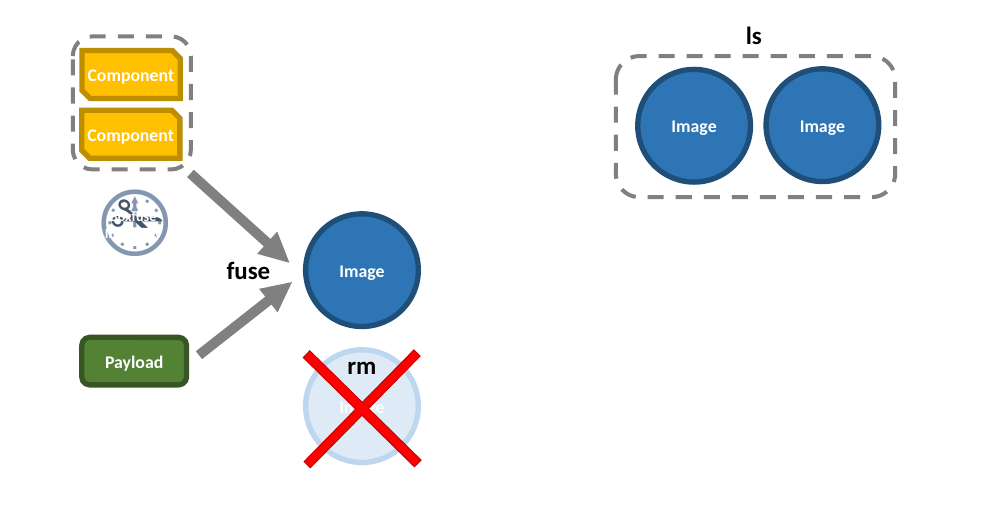
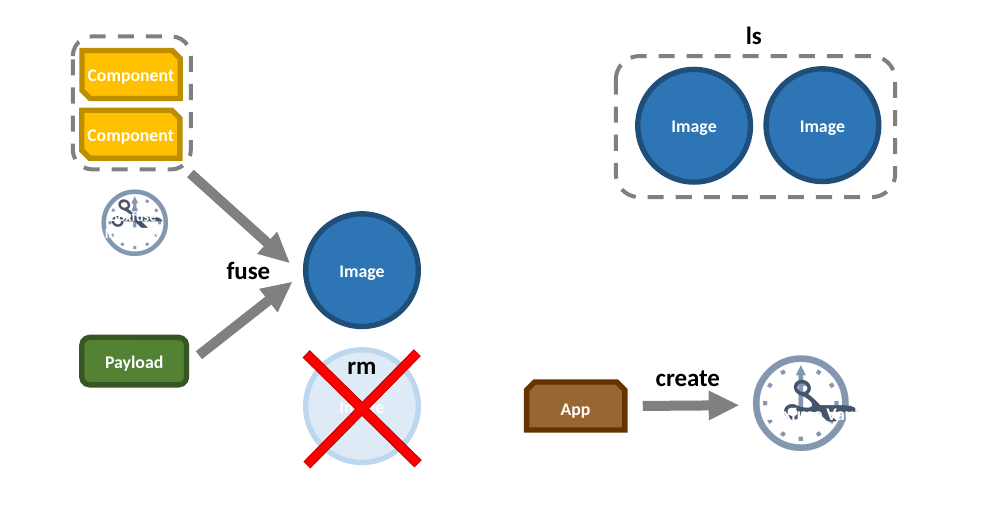
Before and after one commit to flyway/boxfuse.com, a slide deck: slide 13 of _sources/GettingStarted.pptx (slide 12 before the commit). Drawn at 1008x529 pixels with LibreOffice and Linux fonts; fonts in the diff are those of the drawing. Boxes give left, top, right and bottom in pixels: in the first picture for what was removed or moved away, otherwise in the second. Text is boxed around its words. In the diff, an @@ line names an element or a change of style, - is before the commit and + after.

```diff
--- a/_sources/GettingStarted.pptx
+++ b/_sources/GettingStarted.pptx
@@ text added at (x1=742, y1=313, x2=938, y2=468), 138 pt, text #8497B0 @@
+🕛
@@ text added at (x1=778, y1=343, x2=851, y2=463), 105 pt, text #44546A @@
+✁
@@ snip same rect added at (x1=527, y1=382, x2=625, y2=430), fill #996633, outline #663300 6 pt @@
@@ text added at (x1=656, y1=370, x2=720, y2=392), 28 pt, text #000000, bold @@
+create
@@ snip same rect added at (x1=526, y1=392, x2=626, y2=423), 20 pt, text #FFFFFF, bold @@
+App
@@ arrow added from (643, 406) to (739, 405), #808080 11.25 pt @@
@@ text added at (x1=764, y1=405, x2=864, y2=425), 20 pt, text #FFFFFF, bold @@
+Boxfuse Vault
```
Also in this commit, not shown: 2 other slides changed, 1 slide added, 36 other files.
